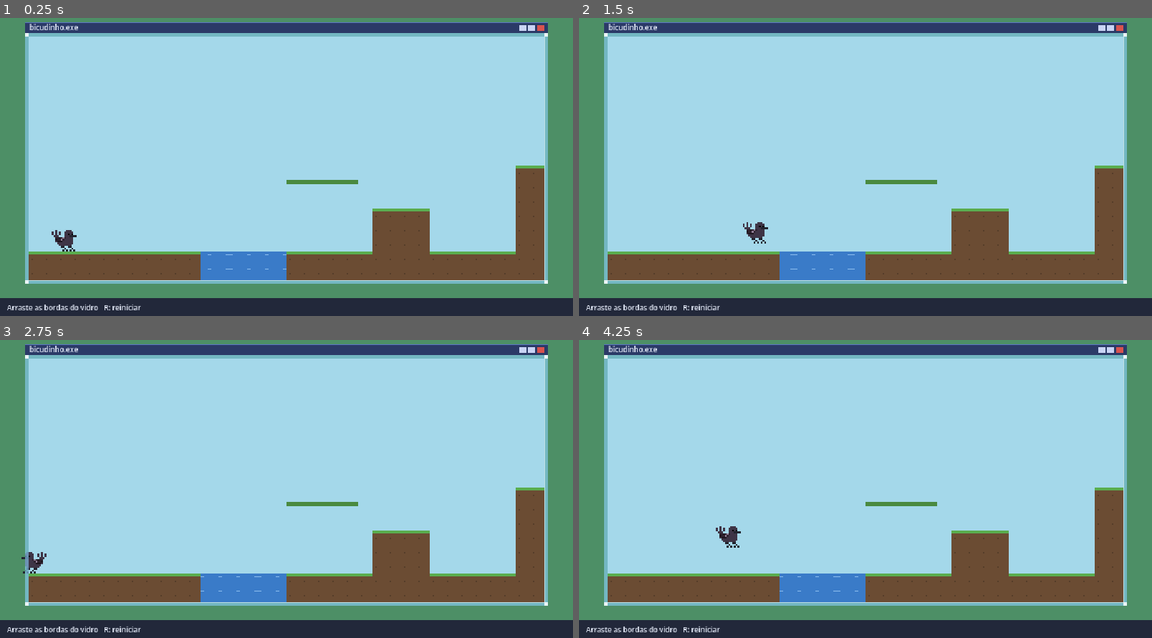
Above: before the commit, frames 1-4 (two rows, left to right).
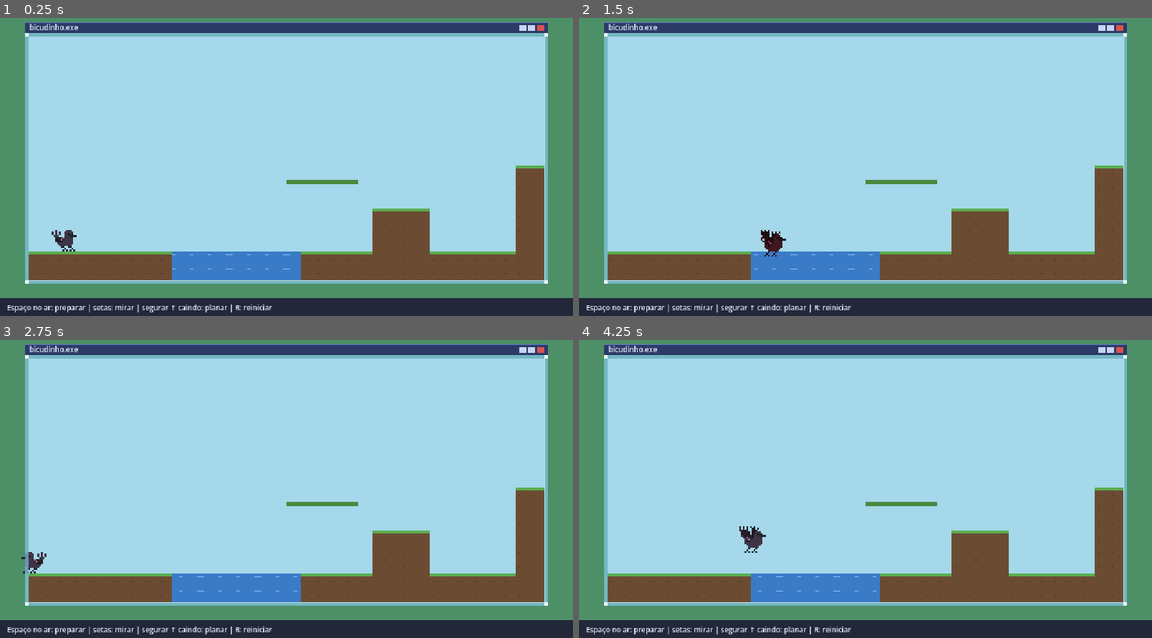
Above: after the commit, the same moments.

Repository: calderar0/bicudinho-gamejam
Game: Godot game, scene res://scenes/teste_janela.tscn
Two runs of this game, one before a commit and one after it. Both use one fixed random seed, a clock stepped at 60 frames per second and the inputs below. The project has no main scene, so this scene is started directly.
Inputs (mouse positions are in pixels of both pictures, inside the frame that each line leads up to):
- Up to frame 1 (0.25 s): no input
- Up to frame 2 (1.5 s): tap Enter at 0.5 s; move the mouse to (991, 140) at 0.52 s; hold Right (move_right) 0.53-1.25 s; tap Space (jump) at 0.6, 0.77, 1.07 s; click (991, 140) at 0.67 s; drag from (750, 169) to (836, 220) at 1.27 s
- Up to frame 3 (2.75 s): tap R (restart) at 2 s; move the mouse to (343, 405) at 2.02 s; hold Left (move_left) from 2.03 s (still down); tap Space (jump) at 2.1 s
- Up to frame 4 (4.25 s): release Left (move_left) at 2.75 s; drag from (836, 542) to (693, 429) at 2.77 s; tap R (restart) at 3.5 s; move the mouse to (1037, 524) at 3.52 s; hold Right (move_right) from 3.53 s (still down); tap Space (jump) at 3.6, 3.77, 4.07 s

The runs differ from the first frame. In frame 1, 1.2% of the frame differs, in the area x 1-53%, y 78-99%; in frame 2, 1.5%; in frame 3, 1.2%; in frame 4, 1.6%, in the area x 1-53%, y 62-99%.

Commit message:
Passo 3: preparar voo e disparada

Diff:
--- a/bicudinho/scripts/bicudinho.gd
+++ b/bicudinho/scripts/bicudinho.gd
@@ -3,21 +3,35 @@
 ## O bicudinho. A origem do nó fica nos pés. Colisão de 12x14 px.
 ## Passo 1: andar, pular com altura variável, coyote time e buffer de pulo.
 ## Passo 2: perigos do mapa, ser empurrado pela janela e ser esmagado.
+## Passo 3: preparar voo (pausa com mira) e disparada; o vidro atordoa na disparada.
+## Extra: planar segurando a ação de Tuning.GLIDE_ACTION enquanto cai.
 ## Usa a arte de res://art/ se existir; sem ela, desenha um placeholder.
 ##
 ## Arte: quadros em arquivos separados, <nome>_01.png, <nome>_02.png...
 ## (ou <nome>.png para animações de um quadro só).
 
 signal died(cause: String)
-
+signal glass_hit(pos: Vector2)
+
+enum State { NORMAL, PREPARE, DASH, STUN }
+
+var state: State = State.NORMAL
+var has_dash := true          # uma disparada por pulo; volta ao tocar o chão
 var facing := 1
 var coyote := 0.0
 var jump_buffer := 0.0
 var anim_time := 0.0
 var dead := false
+var gliding := false
 
 ## Função que recebe a caixa do bicudinho (Rect2) e devolve "river", "trash" ou "".
 var hazard_check: Callable = Callable()
+
+var _air_time := 0.0      # tempo desde que saiu do chão (anima o pulo)
+var _glide_left := 0.0    # tempo de planar que ainda resta neste pulo
+var _state_time := 0.0    # tempo dentro do estado atual (prepare, dash, stun)
+var _dash_dir := Vector2.RIGHT
+var _dash_travelled := 0.0
 
 # medição de pulo (só quando Tuning.DEBUG_MEASURE está ligado)
 var _was_on_floor := false
@@ -31,6 +45,7 @@
 func _ready() -> void:
 	collision_layer = 0
 	collision_mask = 3  # camada 1 (mundo) + camada 2 (vidro)
+	_glide_left = Tuning.GLIDE_TIME
 
 
 func box_rect() -> Rect2:
@@ -43,29 +58,56 @@
 	if dead:
 		return
 	anim_time += delta
-
+	match state:
+		State.NORMAL:
+			_normal(delta)
+		State.PREPARE:
+			_prepare(delta)
+		State.DASH:
+			_dash(delta)
+		State.STUN:
+			_stun(delta)
+	if not dead:
+		_check_hazard()
+	if Tuning.DEBUG_MEASURE:
+		_measure()
+
+
+# --- Estado NORMAL: andar, pular e planar -------------------------------------
+
+func _normal(delta: float) -> void:
 	# entrada horizontal
 	var dir := Input.get_axis("move_left", "move_right")
 	if dir != 0.0:
 		facing = 1 if dir > 0.0 else -1
 
-	# chão e coyote time
+	# chão, coyote time, tempo no ar e disparada disponível
 	var on_floor := is_on_floor()
 	if on_floor:
 		coyote = Tuning.COYOTE_TIME
+		has_dash = true
+		_air_time = 0.0
+		_glide_left = Tuning.GLIDE_TIME
 	else:
 		coyote = maxf(coyote - delta, 0.0)
+		_air_time += delta
 
 	# buffer de pulo
 	jump_buffer = maxf(jump_buffer - delta, 0.0)
-	if Input.is_action_just_pressed("jump"):
+	var pressed := Input.is_action_just_pressed("jump")
+	if pressed:
 		jump_buffer = Tuning.JUMP_BUFFER
 
-	# pulo
 	if jump_buffer > 0.0 and coyote > 0.0:
+		# pulo
 		velocity.y = Tuning.JUMP_VELOCITY
 		jump_buffer = 0.0
 		coyote = 0.0
+	elif pressed and not on_floor and has_dash and _air_time > Tuning.PREPARE_MIN_AIR_TIME \
+			and not test_move(global_transform, Vector2(0, Tuning.PREPARE_GROUND_CLEARANCE)):
+		# segundo toque no ar (longe do chão): preparar o voo
+		_start_prepare()
+		return
 
 	# altura variável: soltar o botão corta a subida
 	if Input.is_action_just_released("jump") and velocity.y < 0.0:
@@ -79,15 +121,121 @@
 	else:
 		velocity.x = move_toward(velocity.x, 0.0, friction * delta)
 
-	# gravidade
+	# gravidade, ou planar (segurar a ação de planar enquanto cai)
+	gliding = not on_floor and velocity.y > 0.0 and _glide_left > 0.0 \
+			and Input.is_action_pressed(Tuning.GLIDE_ACTION)
+	if gliding:
+		_glide_left -= delta
+		if velocity.y > Tuning.GLIDE_FALL_SPEED:
+			velocity.y = move_toward(velocity.y, Tuning.GLIDE_FALL_SPEED, Tuning.GLIDE_BRAKE * delta)
+		else:
+			velocity.y = minf(velocity.y + Tuning.GRAVITY * delta, Tuning.GLIDE_FALL_SPEED)
+	else:
+		velocity.y = minf(velocity.y + Tuning.GRAVITY * delta, Tuning.MAX_FALL_SPEED)
+
+	move_and_slide()
+
+
+# --- Estado PREPARE: a pausa em que ele mira ----------------------------------
+
+func _start_prepare() -> void:
+	state = State.PREPARE
+	_state_time = 0.0
+	gliding = false
+	velocity = Vector2(velocity.x * 0.3, minf(velocity.y, 0.0) * 0.3)
+
+
+## Direção mirada com as setas (8 direções). Sem seta, vai para onde ele olha.
+func _read_aim() -> Vector2:
+	var v := Vector2(
+		Input.get_axis("move_left", "move_right"),
+		Input.get_axis("move_up", "move_down"))
+	if v == Vector2.ZERO:
+		v = Vector2(facing, 0)
+	return v.normalized()
+
+
+func _prepare(delta: float) -> void:
+	_state_time += delta
+	var aim := _read_aim()
+	if aim.x != 0.0:
+		facing = 1 if aim.x > 0.0 else -1
+	# pairando: gravidade quase zero e a velocidade horizontal some rápido
+	velocity.y += Tuning.GRAVITY * Tuning.PREPARE_GRAVITY_SCALE * delta
+	velocity.x = move_toward(velocity.x, 0.0, 600.0 * delta)
+	move_and_slide()
+	if is_on_floor():
+		state = State.NORMAL  # pousou durante a pausa: cancela
+		return
+	if _state_time >= Tuning.PREPARE_TIME:
+		_start_dash(aim)
+
+
+# --- Estado DASH: voo rápido em linha reta ------------------------------------
+
+func _start_dash(aim: Vector2) -> void:
+	state = State.DASH
+	_state_time = 0.0
+	_dash_dir = aim
+	_dash_travelled = 0.0
+	has_dash = false
+	velocity = Vector2.ZERO
+	if aim.x != 0.0:
+		facing = 1 if aim.x > 0.0 else -1
+
+
+func _dash(delta: float) -> void:
+	_state_time += delta
+	var remaining := Tuning.DASH_DISTANCE - _dash_travelled
+	var step := _dash_dir * Tuning.DASH_SPEED * delta
+	if step.length() > remaining:
+		step = step.normalized() * remaining
+	var col := move_and_collide(step)
+	if col == null:
+		_dash_travelled += step.length()
+		if _dash_travelled >= Tuning.DASH_DISTANCE - 0.01:
+			_end_dash(true)
+		return
+	_dash_travelled += col.get_travel().length()
+	var hit := col.get_collider()
+	if hit is Node and (hit as Node).is_in_group("glass"):
+		_hit_glass(col.get_position())
+	else:
+		_end_dash(false)  # bateu em parede ou chão: só para
+
+
+func _end_dash(natural: bool) -> void:
+	state = State.NORMAL
+	velocity = _dash_dir * Tuning.DASH_SPEED * Tuning.DASH_EXIT_SPEED_SCALE if natural else Vector2.ZERO
+
+
+## Aplica a regra do vidro (Tuning.GLASS_RULE) quando a disparada bate nele.
+func _hit_glass(pos: Vector2) -> void:
+	match Tuning.GLASS_RULE:
+		Tuning.GlassRule.BLOCK:
+			_end_dash(false)
+		Tuning.GlassRule.STUN:
+			state = State.STUN
+			_state_time = 0.0
+			velocity = -_dash_dir * 60.0  # um pequeno tranco para trás
+			glass_hit.emit(pos)
+		Tuning.GlassRule.KILL:
+			glass_hit.emit(pos)
+			die("glass")
+
+
+# --- Estado STUN: atordoado ----------------------------------------------------
+
+func _stun(delta: float) -> void:
+	_state_time += delta
+	velocity.x = move_toward(velocity.x, 0.0, 400.0 * delta)
 	velocity.y = minf(velocity.y + Tuning.GRAVITY * delta, Tuning.MAX_FALL_SPEED)
-
 	move_and_slide()
-	_check_hazard()
-
-	if Tuning.DEBUG_MEASURE:
-		_measure()
-
+	if _state_time >= Tuning.STUN_TIME:
+		state = State.NORMAL
+
+
+# --- Medição, perigos, empurrão da janela e morte -----------------------------
 
 func _measure() -> void:
 	var now := is_on_floor()
@@ -106,8 +254,6 @@
 	_was_on_floor = now
 
 
-# --- Perigos, empurrão da janela e morte --------------------------------------
-
 func _check_hazard() -> void:
 	if not hazard_check.is_valid():
 		return
@@ -162,9 +308,10 @@
 
 
 func _draw() -> void:
-	if _draw_art():
-		return
-	_draw_placeholder()
+	if not _draw_art():
+		_draw_placeholder()
+	if state == State.STUN:
+		_draw_stars()
 
 
 ## Quadros de res://art/<nome>.png (um quadro) ou <nome>_01.png, <nome>_02.png...
@@ -189,41 +336,125 @@
 
 
 func _art_name() -> String:
+	match state:
+		State.PREPARE:
+			return "bicudinho_prepare"
+		State.DASH:
+			return "bicudinho_dash"
+		State.STUN:
+			return "bicudinho_stun"
 	if is_on_floor():
 		if absf(velocity.x) > 10.0:
 			return "bicudinho_walk"
 		return "bicudinho_idle"
+	if gliding:
+		return "bicudinho_glide"
 	return "bicudinho_jump" if velocity.y < 0.0 else "bicudinho_fall"
 
 
-## Se a arte do estado atual não existe, usa o primeiro quadro do andar.
-## Devolve false se não há arte nenhuma (aí desenha o placeholder).
+## Qual arte usar quando a do estado ainda não existe, em ordem de preferência.
+func _fallbacks(art_name: String) -> Array[String]:
+	match art_name:
+		"bicudinho_idle":
+			return ["bicudinho_walk"]
+		"bicudinho_glide":
+			return ["bicudinho_prepare", "bicudinho_fall", "bicudinho_jump"]
+		"bicudinho_prepare":
+			return ["bicudinho_glide", "bicudinho_fall", "bicudinho_jump"]
+		"bicudinho_dash":
+			return ["bicudinho_prepare", "bicudinho_fall", "bicudinho_jump"]
+		"bicudinho_stun":
+			return ["bicudinho_fall", "bicudinho_jump"]
+		"bicudinho_fall":
+			return ["bicudinho_jump"]
+		"bicudinho_jump":
+			return ["bicudinho_walk"]
+	return []
+
+
+func _loop_fps(art_name: String) -> float:
+	match art_name:
+		"bicudinho_walk":
+			return Tuning.WALK_FPS
+		"bicudinho_idle":
+			return Tuning.IDLE_FPS
+		"bicudinho_fall":
+			return Tuning.FALL_FPS
+		"bicudinho_prepare":
+			return Tuning.PREPARE_FPS
+		"bicudinho_dash":
+			return Tuning.DASH_FPS
+	return Tuning.GLIDE_FPS  # planar: bater de asas
+
+
+## Andar, parado, queda, planar, preparar e disparar repetem; o pulinho toca uma vez e
+## fica no último quadro. Na disparada o sprite gira para apontar a direção.
+## Devolve false se não há arte nenhuma (aí vai o placeholder).
 func _draw_art() -> bool:
 	var art_name := _art_name()
+	var used := art_name
 	var frames := _get_frames(art_name)
+	if frames.is_empty():
+		for alt: String in _fallbacks(art_name):
+			frames = _get_frames(alt)
+			if not frames.is_empty():
+				used = alt
+				break
+	if frames.is_empty():
+		return false
+
 	var idx := 0
-	if frames.is_empty():
-		frames = _get_frames("bicudinho_walk")
-		if frames.is_empty():
-			return false
-	else:
-		var fps := Tuning.WALK_FPS if art_name == "bicudinho_walk" else Tuning.IDLE_FPS
-		idx = int(anim_time * fps) % frames.size()
+	if art_name == "bicudinho_idle" and used != art_name:
+		idx = 0  # parado sem arte própria: primeiro quadro do andar
+	elif used == "bicudinho_jump":
+		if art_name == "bicudinho_jump":
+			idx = mini(int(_air_time * Tuning.JUMP_FPS), frames.size() - 1)
+		else:
+			idx = frames.size() - 1
+	elif used == "bicudinho_walk" and art_name != "bicudinho_walk":
+		idx = 0
+	else:
+		# preparar e disparar começam do primeiro quadro; o resto usa o tempo geral
+		var t_anim := _state_time if (state == State.PREPARE or state == State.DASH) else anim_time
+		idx = int(t_anim * _loop_fps(used)) % frames.size()
+
 	var t: Texture2D = frames[idx]
 	var size := t.get_size()
-	draw_set_transform(Vector2(0, Tuning.SPRITE_Y_ADJUST), 0.0, Vector2(facing, 1))
-	draw_texture(t, Vector2(-size.x / 2.0, -size.y))  # centro-inferior nos pés
+	# na disparada, gira em torno do meio do corpo
+	var pivot := Vector2.ZERO
+	var angle := 0.0
+	if state == State.DASH:
+		pivot = Vector2(0, -8)
+		angle = atan2(_dash_dir.y, absf(_dash_dir.x)) * facing
+	draw_set_transform(pivot + Vector2(0, Tuning.SPRITE_Y_ADJUST), angle, Vector2(facing, 1))
+	draw_texture(t, Vector2(-size.x / 2.0, -size.y) - pivot)  # centro-inferior nos pés
 	draw_set_transform(Vector2.ZERO, 0.0, Vector2.ONE)
 	return true
 
 
 func _draw_placeholder() -> void:
+	var body := Color("b5833c")
+	match state:
+		State.PREPARE:
+			body = body.lightened(0.35)
+		State.DASH:
+			body = Color("f2c14e")
+		State.STUN:
+			body = Color("8a8ad0")
 	var bob := 0.0
-	if is_on_floor() and absf(velocity.x) > 10.0:
+	if state == State.NORMAL and is_on_floor() and absf(velocity.x) > 10.0:
 		bob = -absf(sin(anim_time * 16.0)) * 2.0  # andar em saltinhos
 	draw_set_transform(Vector2(0, bob), 0.0, Vector2(facing, 1))
-	draw_rect(Rect2(-6, -14, 12, 14), Color("b5833c"))   # corpo
+	draw_rect(Rect2(-6, -14, 12, 14), body)               # corpo
 	draw_rect(Rect2(-5, -6, 9, 5), Color("ead9a6"))      # barriga
 	draw_rect(Rect2(2, -12, 2, 2), Color.BLACK)          # olho
 	draw_rect(Rect2(6, -11, 4, 2), Color("3a2a1a"))      # bico
 	draw_set_transform(Vector2.ZERO, 0.0, Vector2.ONE)
+
+
+## Estrelinhas girando em cima da cabeça enquanto está atordoado.
+func _draw_stars() -> void:
+	var a := anim_time * 8.0
+	for i in 3:
+		var ang := a + i * TAU / 3.0
+		draw_rect(Rect2(cos(ang) * 6.0 - 1.0, -20.0 + sin(ang) * 2.0, 2.0, 2.0), Color("ffe94d"))
--- a/bicudinho/scripts/fase_teste.gd
+++ b/bicudinho/scripts/fase_teste.gd
@@ -1,6 +1,7 @@
 extends Node2D
-## Cena de teste do passo 2: desktop falso, janela redimensionável com vidro, mapa e bicudinho.
-## Tudo é montado por código, então a cena só precisa deste script no nó raiz.
+## Cena de teste dos passos 2 e 3: desktop falso, janela redimensionável com vidro,
+## mapa e bicudinho. Tudo é montado por código, então a cena só precisa deste
+## script no nó raiz.
 
 const COLS := 40
 const ROWS := 21
@@ -34,6 +35,7 @@
 	bird.position = Vector2(72, 288)  # pés sobre o chão (linha 18 do mapa)
 	bird.hazard_check = Callable(tiles, "hazard_hit")
 	bird.died.connect(_on_bird_died)
+	bird.glass_hit.connect(win.add_crack)  # a batida no vidro desenha uma rachadura
 	add_child(bird)
 
 	add_child(win)  # por último: a moldura e o vidro desenham por cima de tudo
@@ -51,7 +53,7 @@
 		row.fill(".")
 		g.append(row)
 	_paint(g, 0, 18, 39, 19, "#")    # chão
-	_paint(g, 14, 18, 19, 19, "~")   # poço de rio (6 tiles)
+	_paint(g, 12, 18, 20, 19, "~")   # poço de rio (9 tiles: só com a disparada)
 	_paint(g, 26, 15, 29, 17, "#")   # degrau alto (3 tiles)
 	_paint(g, 20, 13, 24, 13, "=")   # plataforma fina
 	_paint(g, 36, 12, 37, 17, "#")   # parede perto da borda direita
@@ -129,4 +131,5 @@
 	draw_rect(win.rect, SKY_COLOR)  # o céu só existe dentro da janela
 	draw_rect(Rect2(0, Tuning.SCREEN_H - Tuning.TASKBAR_H, Tuning.SCREEN_W, Tuning.TASKBAR_H), TASKBAR_COLOR)
 	draw_string(ThemeDB.fallback_font, Vector2(8, Tuning.SCREEN_H - 6),
-		"Arraste as bordas do vidro   R: reiniciar", HORIZONTAL_ALIGNMENT_LEFT, -1, 8, Color("e8eefc"))
+		"Espaço no ar: preparar | setas: mirar | segurar ↑ caindo: planar | R: reiniciar",
+		HORIZONTAL_ALIGNMENT_LEFT, -1, 8, Color("e8eefc"))
--- a/bicudinho/scripts/tuning.gd
+++ b/bicudinho/scripts/tuning.gd
@@ -26,12 +26,39 @@
 const BIRD_BOX := Vector2(12, 14)
 const DEATH_RESTART_TIME := 1.0
 
+# --- Bicudinho: planar --------------------------------------------------------
+## Ação segurada para planar enquanto cai. Para usar outra tecla, crie a ação
+## (por exemplo "glide") no Mapa de Entrada e troque o nome aqui.
+const GLIDE_ACTION := &"move_up"
+const GLIDE_FALL_SPEED := 110.0  # velocidade máxima de queda planando (px/s)
+const GLIDE_BRAKE := 1500.0      # quão rápido ele freia ao começar a planar
+const GLIDE_TIME := 0.6          # segundos de planar por pulo (volta ao tocar o chão)
+
+# --- Bicudinho: preparar voo e disparada --------------------------------------
+const PREPARE_MIN_AIR_TIME := 0.12      # tempo no ar antes de poder preparar
+const PREPARE_GROUND_CLEARANCE := 12.0  # perto do chão, o 2º toque não prepara
+const PREPARE_TIME := 0.15              # a pausa em que ele mira
+const PREPARE_GRAVITY_SCALE := 0.05     # fração da gravidade durante a pausa
+const DASH_SPEED := 400.0
+const DASH_DISTANCE := 80.0             # 5 tiles
+const DASH_EXIT_SPEED_SCALE := 0.35     # velocidade que sobra ao fim da disparada
+const STUN_TIME := 0.5                  # atordoado ao bater no vidro
+
+enum GlassRule { BLOCK, STUN, KILL }
+## Regra única do vidro (para a disparada): BLOCK só bloqueia, STUN atordoa, KILL mata.
+const GLASS_RULE := GlassRule.STUN
+
 # --- Bicudinho: arte ----------------------------------------------------------
 ## Soma no Y do sprite. Positivo desce, negativo sobe. Use se ele aparecer
 ## flutuando ou afundado no chão (a base da imagem fica nos pés).
 const SPRITE_Y_ADJUST := 2.0
 const WALK_FPS := 10.0
 const IDLE_FPS := 3.0
+const FALL_FPS := 10.0           # a queda repete enquanto ele cai
+const GLIDE_FPS := 10.0          # planar: bater de asas
+const PREPARE_FPS := 20.0        # 3 quadros em ~0,15 s
+const DASH_FPS := 16.0
+const JUMP_FPS := 12.0           # o pulinho toca uma vez e fica no último quadro
 
 # --- Janela do jogo e vidro ---------------------------------------------------
 const GLASS_THICKNESS := 4.0     # espessura visual do vidro
Binary file added: bicudinho/art/bicudinho_dash_01.png
Not shown, added: bicudinho/art/bicudinho_dash_01.png.import
Binary file added: bicudinho/art/bicudinho_dash_02.png
Not shown, added: bicudinho/art/bicudinho_dash_02.png.import
Binary file added: bicudinho/art/bicudinho_dash_03.png
Not shown, added: bicudinho/art/bicudinho_dash_03.png.import
Binary file added: bicudinho/art/bicudinho_dash_04.png
Not shown, added: bicudinho/art/bicudinho_dash_04.png.import
Binary file added: bicudinho/art/bicudinho_fall_01.png
Not shown, added: bicudinho/art/bicudinho_fall_01.png.import
Binary file added: bicudinho/art/bicudinho_fall_02.png
Not shown, added: bicudinho/art/bicudinho_fall_02.png.import
(and 18 more such lines)
